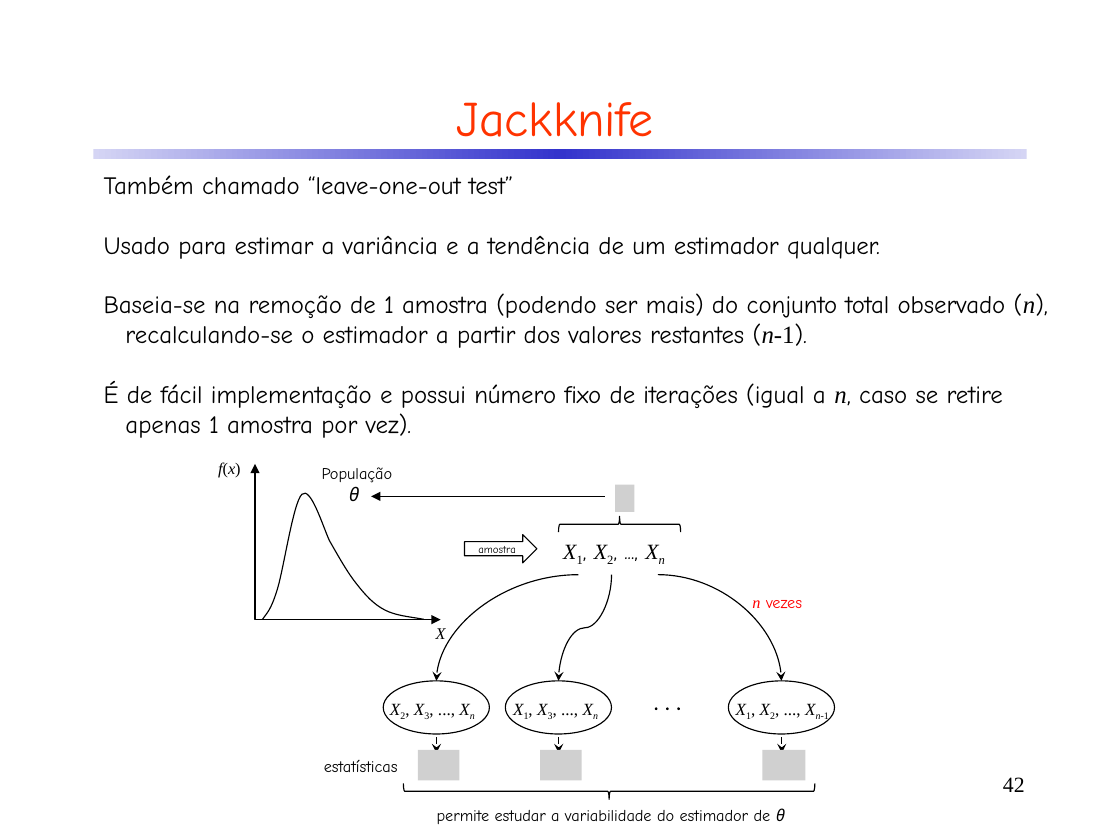
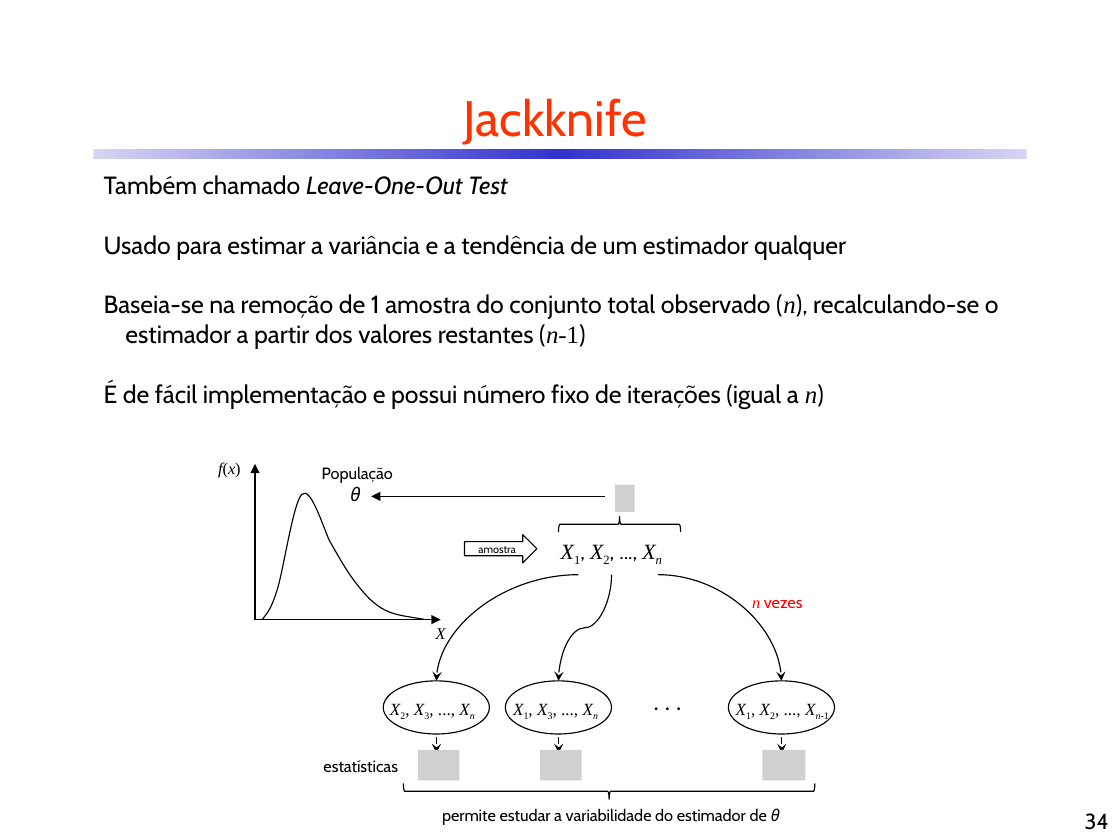
Before and after one commit to CDRenno/Estatistica, a slide deck: slide 34 of ppt/08TAmostr.pptx (slide 42 before the commit). Drawn at 1120x840 pixels with LibreOffice and Linux fonts; fonts in the diff are those of the drawing; grey boxes stand for pictures. Boxes give left, top, right and bottom in pixels: in the first picture for what was removed or moved away, otherwise in the second. Text is boxed around its words. In the diff, an @@ line names an element or a change of style, - is before the commit and + after.

```diff
--- a/ppt/08TAmostr.pptx
+++ b/ppt/08TAmostr.pptx
@@ text at [104, 175, 999, 409]: text changed; font Comic Neue to Cabin @@
-Também chamado “leave-one-out test”
-Usado para estimar a variância e a tendência de um estimador qualquer.
-Baseia-se na remoção de 1 amostra (podendo ser mais) do conjunto total observado (n), recalculando-se o estimador a partir dos valores restantes (n-1).
-É de fácil implementação e possui número fixo de iterações (igual a n, caso se retire apenas 1 amostra por vez).
+Também chamado Leave-One-Out Test
+Usado para estimar a variância e a tendência de um estimador qualquer
+Baseia-se na remoção de 1 amostra do conjunto total observado (n), recalculando-se o estimador a partir dos valores restantes (n-1)
+É de fácil implementação e possui número fixo de iterações (igual a n)
@@ text "X1, X2, ..., Xn" at [550, 532, 700, 570]: font Comic Neue to Cabin in "X1, X2, ...," @@
@@ text "n vezes" at [752, 600, 803, 608]: font Comic Neue to Cabin in "vezes" @@
@@ font Comic Neue to Cabin in 5 elements at [464, 98, 647, 145], [465, 534, 538, 562], [322, 466, 393, 501], [442, 808, 780, 825], [323, 760, 398, 772] @@
@@ page number removed at [1003, 777, 1025, 792] @@
-42
@@ page number added at [1085, 813, 1109, 830], 14 pt, text #000000 @@
+34
```
Also in this commit, not shown: 42 other slides changed, 5 slides added, 4 slides removed, 5 other files.
